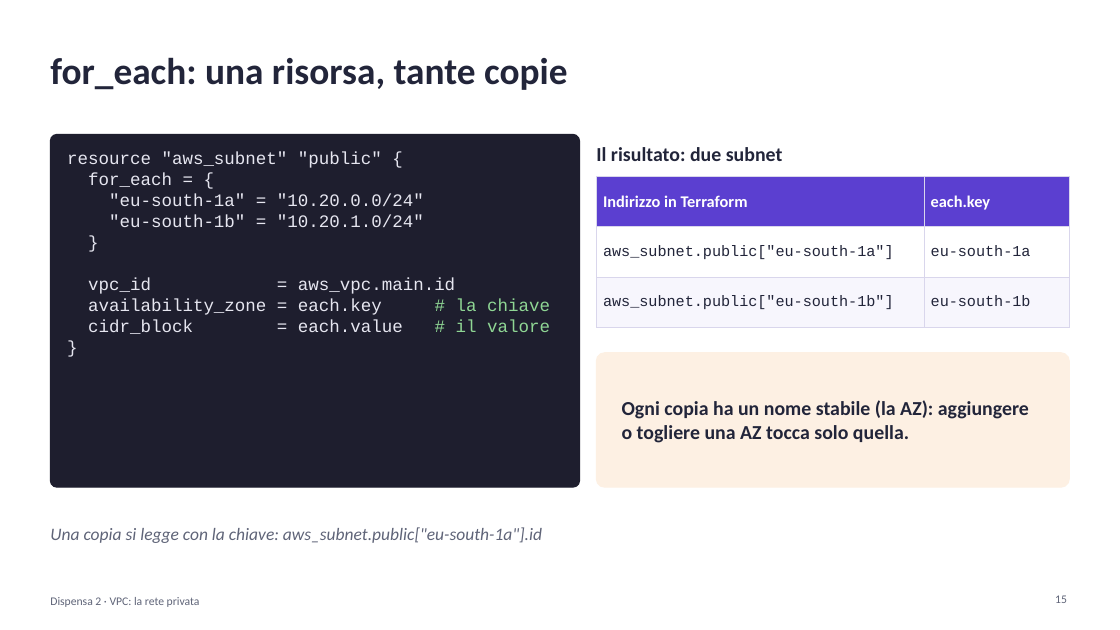
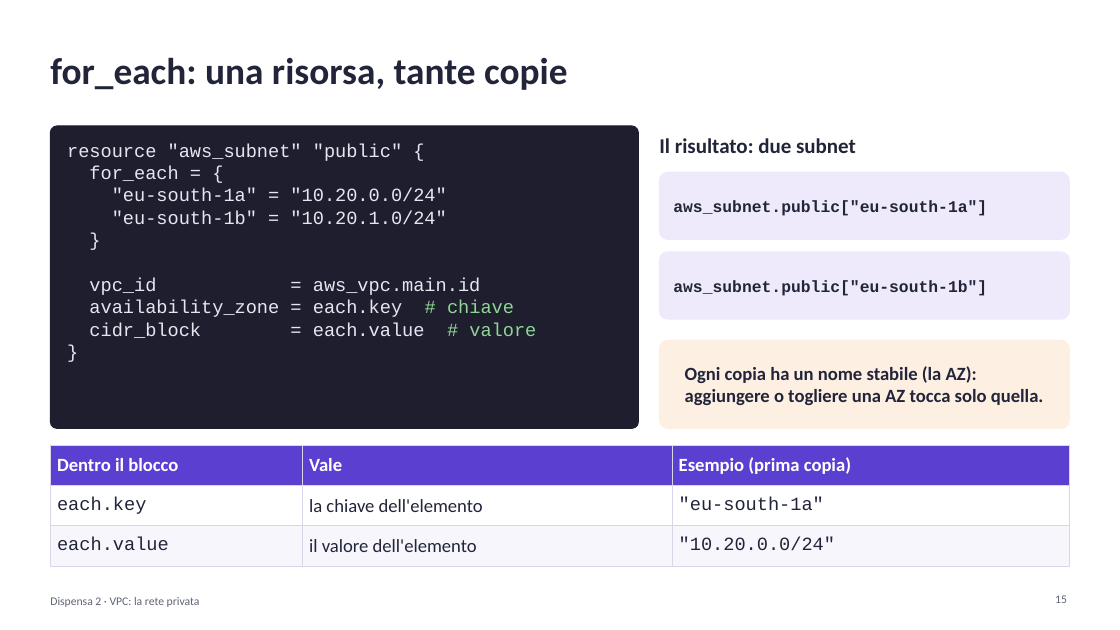
Before and after one commit to cereZ23/aws, a slide deck: slide 15 of slide/slide-2-vpc.pptx. Drawn at 1120x630 pixels with LibreOffice and Linux fonts; fonts in the diff are those of the drawing. Boxes give left, top, right and bottom in pixels: in the first picture for what was removed or moved away, otherwise in the second. Text is boxed around its words. In the diff, an @@ line names an element or a change of style, - is before the commit and + after.

```diff
--- a/slide/slide-2-vpc.pptx
+++ b/slide/slide-2-vpc.pptx
@@ rounded rectangle: place and size @@
-rounded rectangle at (50, 134, 580, 487)
+rounded rectangle at (50, 126, 639, 429)
@@ rounded rectangle at (50, 126, 639, 429): proportions changed @@
@@ text at (67, 144, 481, 295): size 15 to 16 pt in "resource "aws_subnet" "public" {", "for_each = {", ""eu-south-1a" = "10.20.0.0/24"", ""eu-south-1b" = "10.20.1.0/24"" and 3 more places @@
@@ text "resource "aws_subnet" "public" {": place and size @@
-text "resource "aws_subnet" "public" {" at (67, 152, 550, 334)
+text "resource "aws_subnet" "public" {" at (67, 144, 536, 338)
@@ text "Il risultato: due subnet": place and size @@
-text "Il risultato: due subnet" at (596, 147, 783, 161)
+text "Il risultato: due subnet" at (659, 138, 856, 153)
@@ text "Il risultato: due subnet" at (659, 138, 856, 153): size 17 to 18 pt @@
@@ rounded rectangle added at (660, 172, 1070, 239), fill #EEEAFB, outline #EEEAFB 1 pt @@
@@ text added at (673, 200, 987, 216), 14 pt, text #22253A, bold @@
+aws_subnet.public["eu-south-1a"]
@@ rounded rectangle added at (660, 252, 1070, 319), fill #EEEAFB, outline #EEEAFB 1 pt @@
@@ text at (673, 280, 987, 296): text changed; size 15 to 14 pt; font Calibri to Courier New; text colour #5F6478 to #22253A; bold on; italic off @@
-Una copia si legge con la chiave: aws_subnet.public["eu-south-1a"].id
+aws_subnet.public["eu-south-1b"]
@@ text at (89, 300, 536, 338): text changed; size 15 to 16 pt @@
-availability_zone = each.key # la chiave
-cidr_block = each.value # il valore
+availability_zone = each.key # chiave
+cidr_block = each.value # valore
@@ rounded rectangle at (660, 340, 1070, 429): proportions changed @@
@@ rounded rectangle: place and size @@
-rounded rectangle at (597, 353, 1070, 487)
+rounded rectangle at (660, 340, 1070, 429)
@@ text "Ogni copia ha un nome ...": place and size @@
-text "Ogni copia ha un nome ..." at (622, 400, 1029, 443)
+text "Ogni copia ha un nome ..." at (685, 366, 1044, 405)
@@ text "Ogni copia ha un nome ..." at (685, 366, 1044, 405): size 17 to 16 pt @@
@@ table at (50, 445, 1070, 556) @@
-column 1: Indirizzo in Terraform | aws_subnet.public["eu-south-1a"] | aws_subnet.public["eu-south-1b"]
-column 2: each.key | eu-south-1a | eu-south-1b
+column 1: Dentro il blocco | each.key | each.value
+column 2: Vale | la chiave dell'elemento | il valore dell'elemento
+column 3: Esempio (prima copia) | "eu-south-1a" | "10.20.0.0/24"
@@ table: place and size @@
-table at (597, 176, 1070, 313)
+table at (50, 445, 1070, 556)
```
Also in this commit, not shown: 3 other slides changed, 1 slide added, 3 other files.
